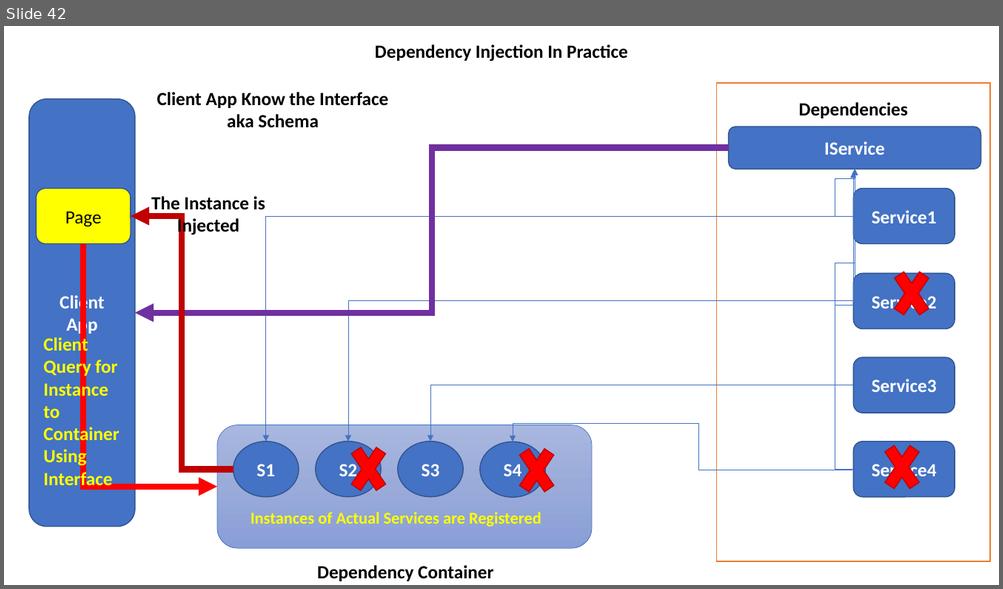
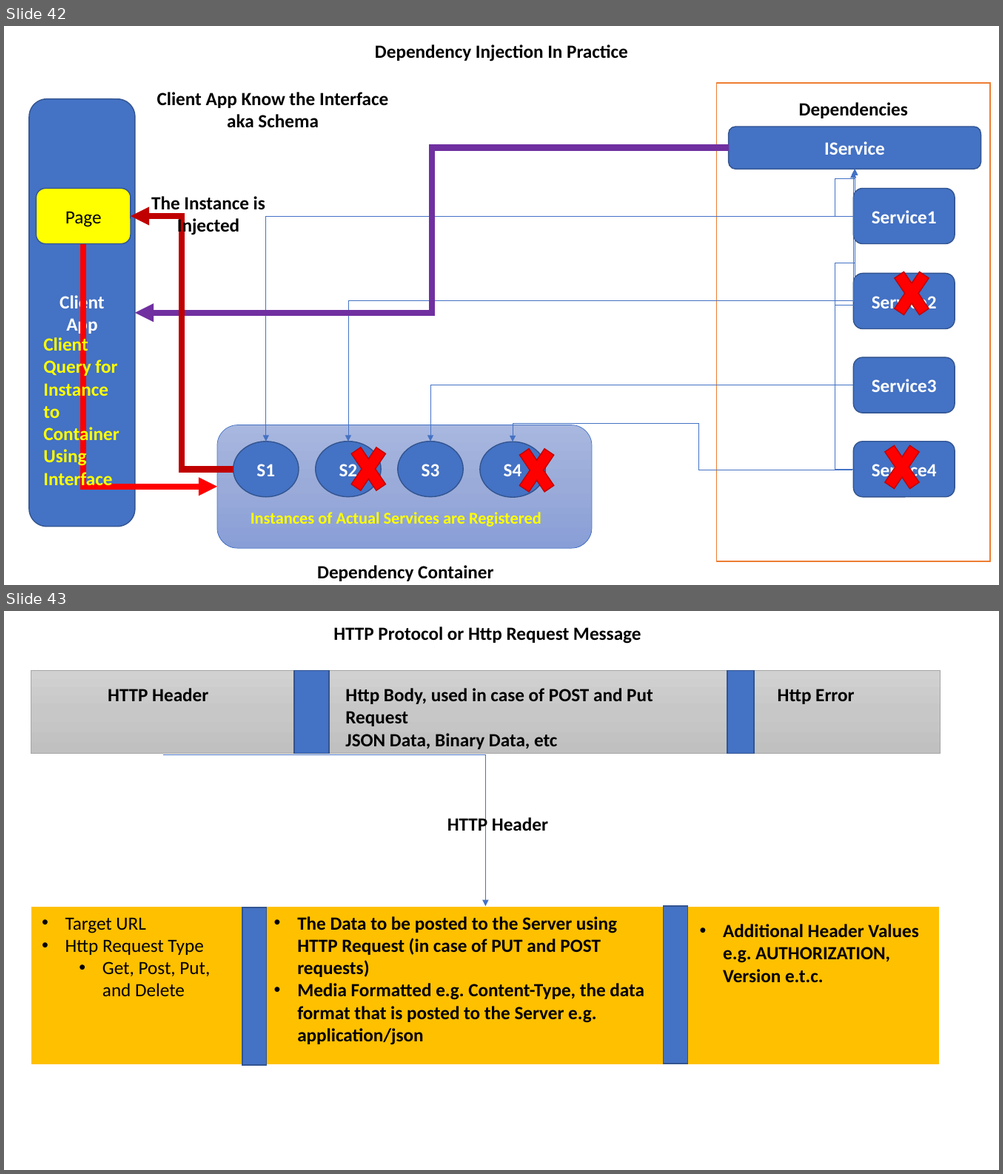
Before and after one commit to maheshsabnis/NetFrwk_Projects, a slide deck: Training-Images.pptx. Shown one above the other, each under a label of ours: slide 42 before the commit, slides 42 and 43 after it. The pictures are 1003x589 and 1003x1174 pixels, drawn with LibreOffice and Linux fonts; fonts in the diff are those of the drawing. Boxes give left, top, right and bottom in pixels: in the first picture for what was removed or moved away, otherwise in the second. Text is boxed around its words. In the diff, an @@ line names an element or a change of style, - is before the commit and + after.

```diff
--- a/Training-Images.pptx
+++ b/Training-Images.pptx
@@ slide 43 added at box(4, 611, 999, 1170), background #FFFFFF @@
@@ text added at box(333, 627, 641, 644), 18 pt, text #000000, bold @@
+HTTP Protocol or Http Request Message
@@ rectangle added at box(31, 671, 939, 754), fill gradient #D2D2D2 to #C8C8C8 to #C0C0C0, outline #A5A5A5 0.5 pt @@
@@ rectangle added at box(294, 671, 330, 754), fill #4472C4, outline #325491 1 pt @@
@@ rectangle added at box(727, 671, 754, 754), fill #4472C4, outline #325491 1 pt @@
@@ text added at box(108, 688, 208, 701), 18 pt, text #000000, bold @@
+HTTP Header
@@ text added at box(345, 688, 653, 749), 18 pt, text #000000, bold @@
+Http Body, used in case of POST and Put Request
+JSON Data, Binary Data, etc
@@ text added at box(777, 689, 854, 704), 18 pt, text #000000, bold @@
+Http Error
@@ elbow arrow added from (163, 755) to (485, 906), #4472C4 0.5 pt @@
@@ text added at box(447, 816, 548, 836), 18 pt, text #000000, bold @@
+HTTP Header
@@ rectangle added at box(31, 906, 939, 1065), fill #FFC000, outline #FFFFFF 1.5 pt @@
@@ text added at box(65, 917, 210, 997), 18 pt, text #000000 @@
+• Target URL
+• Http Request Type
+  • Get, Post, Put, and Delete
@@ rectangle added at box(242, 908, 267, 1065), fill #4472C4, outline #325491 1 pt @@
@@ text added at box(297, 917, 644, 1045), 18 pt, text #000000, bold @@
+• The Data to be posted to the Server using HTTP Request (in case of PUT and POST requests)
+• Media Formatted e.g. Content-Type, the data format that is posted to the Server e.g. application/json
@@ rectangle added at box(663, 906, 688, 1064), fill #4472C4, outline #325491 1 pt @@
@@ text added at box(723, 924, 918, 983), 18 pt, text #000000, bold @@
+• Additional Header Values e.g. AUTHORIZATION, Version e.t.c.
```
Also in this commit, not shown: 5 other files.
